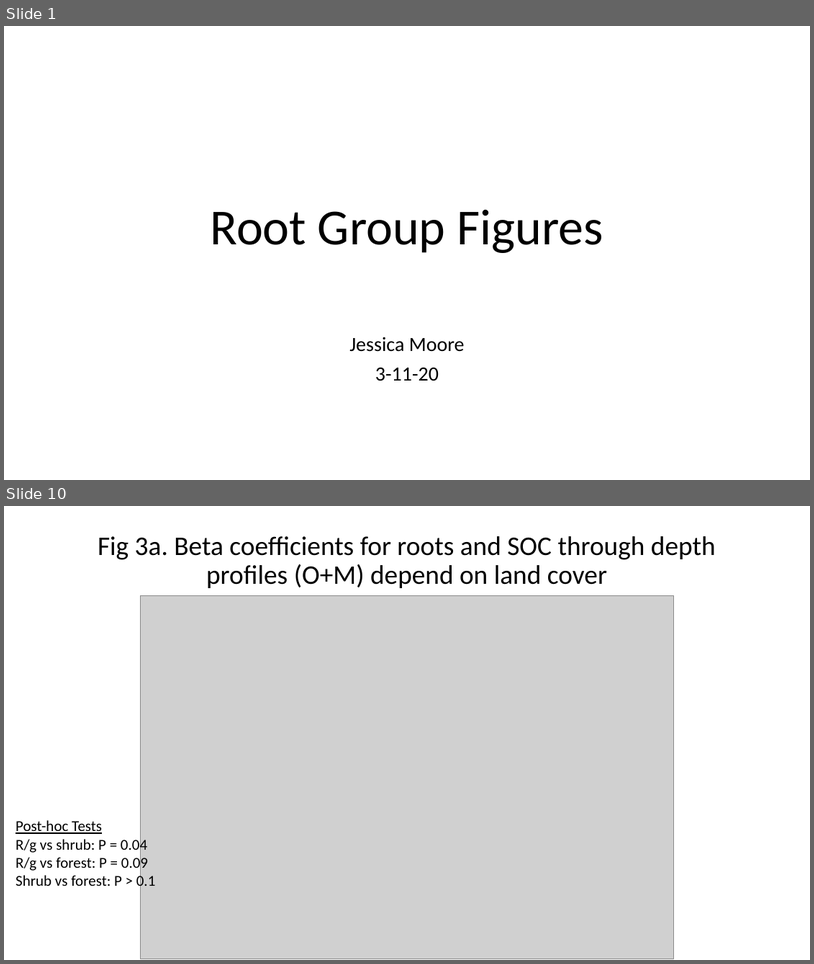
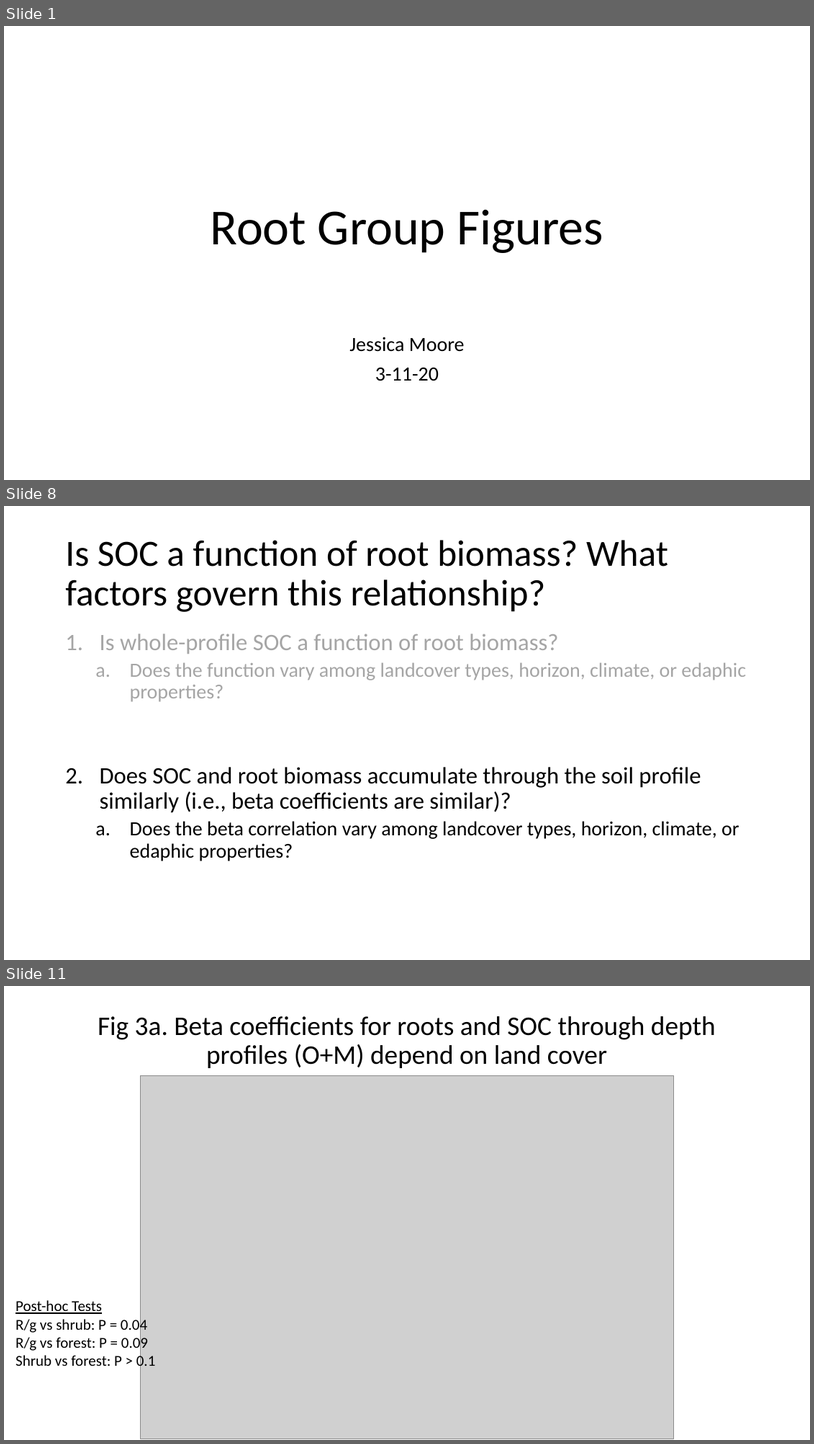
Before and after one commit to lter/lterwg-som, a slide deck: root_group_analyses/Figures_031120.pptx. Shown one above the other, each under a label of ours: slides 1 and 10 before the commit, slides 1, 8 and 11 after it; the slides between them are not shown. The pictures are 814x964 and 814x1444 pixels, drawn with LibreOffice and Linux fonts; fonts in the diff are those of the drawing; grey boxes stand for pictures. Boxes give left, top, right and bottom in pixels: in the first picture for what was removed or moved away, otherwise in the second. Text is boxed around its words. In the diff, an @@ line names an element or a change of style, - is before the commit and + after.

```diff
--- a/root_group_analyses/Figures_031120.pptx
+++ b/root_group_analyses/Figures_031120.pptx
@@ slide 8 added at [4, 506, 810, 960], background #FFFFFF @@
@@ title added at [65, 540, 669, 612], 44 pt, text #000000 @@
+Is SOC a function of root biomass? What factors govern this relationship?
@@ text added at [100, 633, 746, 861], 24 pt, text #000000 @@
+1. Is whole-profile SOC a function of root biomass?
+  a. Does the function vary among landcover types, horizon, climate, or edaphic properties?
+2. Does SOC and root biomass accumulate through the soil profile similarly (i.e., beta coefficients are similar)?
+  a. Does the beta correlation vary among landcover types, horizon, climate, or edaphic properties?
@@ what was slide 10 is now slide 11 @@
```
Also in this commit, not shown: 7 slides changed, 2 other slides added, 2 slides removed, 2 other files.
